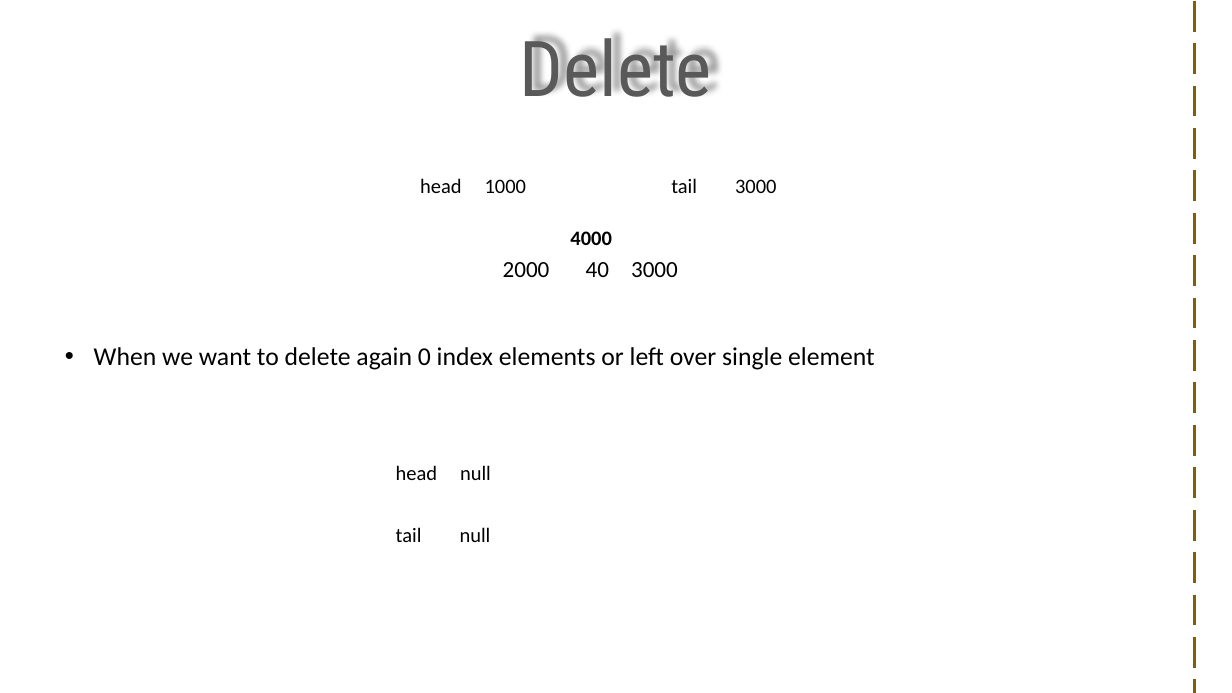
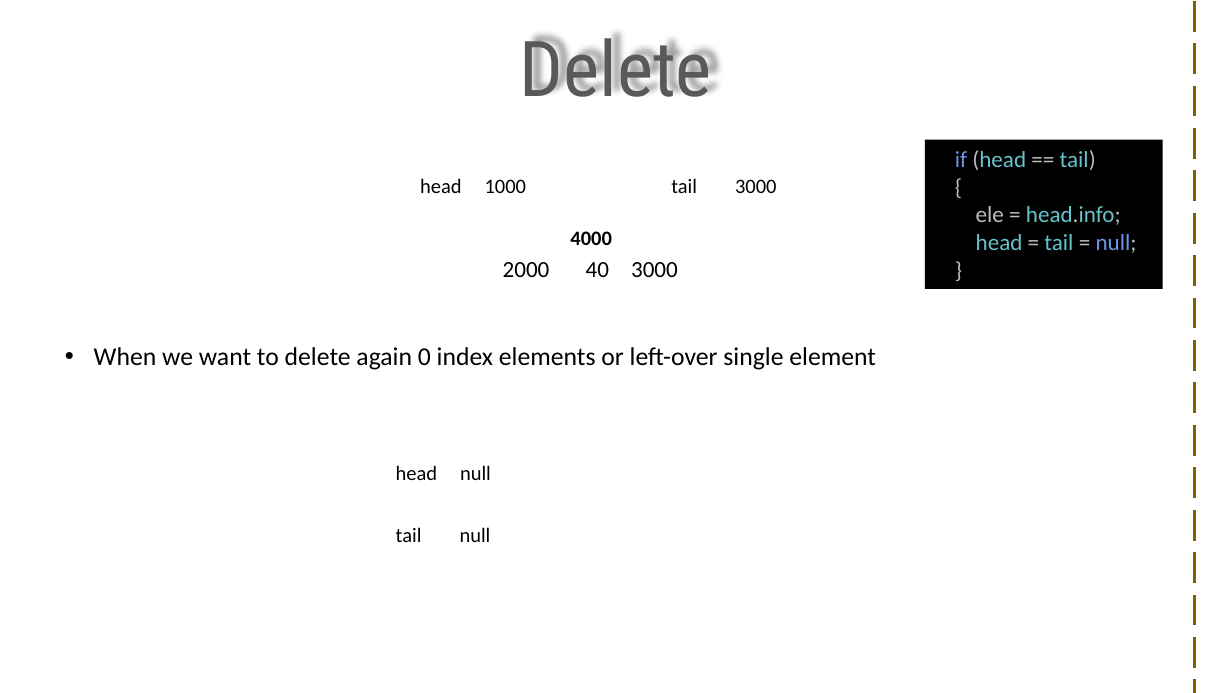
Before and after one commit to visweswarpenti/Trainings, a slide deck: slide 11 of Data Structures using C#/data-structures-using-.net-core-csharp/Linked List/Double Linked List/Double Linked List.pptx. Drawn at 1232x693 pixels with LibreOffice and Linux fonts; fonts in the diff are those of the drawing; background and template pictures are left out. Boxes give left, top, right and bottom in pixels: in the first picture for what was removed or moved away, otherwise in the second. Text is boxed around its words. In the diff, an @@ line names an element or a change of style, - is before the commit and + after.

```diff
--- a/Data Structures using C#/data-structures-using-.net-core-csharp/Linked List/Double Linked List/Double Linked List.pptx
+++ b/Data Structures using C#/data-structures-using-.net-core-csharp/Linked List/Double Linked List/Double Linked List.pptx
@@ rectangle added at (925, 140, 1163, 289), fill #000000, 18 pt, text #66C3CC @@
+if (head == tail)
+{
+ele = head.info;
+head = tail = null;
+}
@@ text at (94, 347, 876, 370): text changed @@
-• When we want to delete again 0 index elements or left over single element
+• When we want to delete again 0 index elements or left-over single element
```
Also in this commit, not shown: 9 other slides changed.
